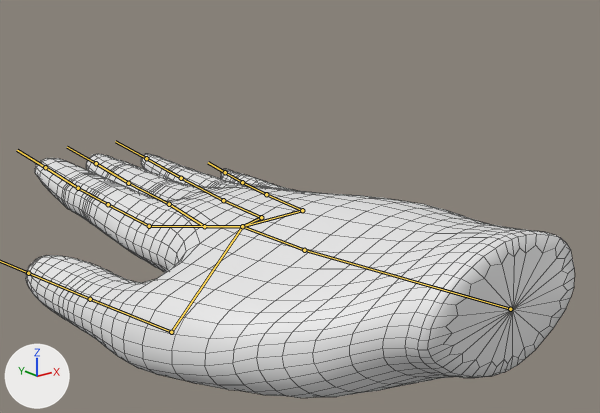
What one commit did to the FBX model Elle-Child-s-Play/Assets/Models/Spin N Spell/Hand/Hand.fbx.
One viewpoint serves both versions: a camera (50 mm lens) standing at (-2.41, -1.74, 1.3) and looking at (0.12, 1.42, 0.03). Arrows for +X, +Y and +Z are at lower left; the lights stay in place. The bones that bend it are drawn over the model as lines. Mesh edges are drawn as thin lines.

Objects in the first picture: 'Hand'.
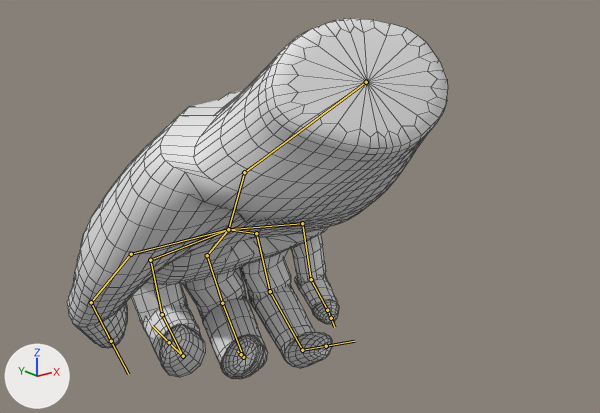
The newer file adds an action. The first version stands in its rest pose; the second is drawn at frame 1 of the action 'Armature|Hosing Hose Handle'.

Where the change shows, as pixel boxes (x1, y1, x2, y2) in the pictures (600 x 413 px):
```json
{"object": "Hand", "change": "posed", "before": [26, 154, 575, 398], "after": [67, 18, 448, 379], "on screen": "31% narrower, 48% taller"}
{"bone": "Wrist", "before": "(510, 309) to (304, 250)", "after": "(366, 82) to (244, 172)"}
{"bone": "Palm", "before": "(304, 250) to (242, 226)", "after": "(244, 172) to (228, 229)"}
{"bone": "Thumb.0", "before": "(242, 226) to (171, 332)", "after": "(228, 229) to (131, 254)"}
{"bone": "Thumb.2", "before": "(90, 299) to (28, 273)", "after": "(91, 302) to (111, 341)"}
{"bone": "Pinkie.0", "before": "(242, 226) to (302, 210)", "after": "(228, 229) to (302, 223)"}
{"bone": "Pinkie.1", "before": "(302, 210) to (266, 194)", "after": "(302, 223) to (311, 279)"}
{"bone": "Pinkie.2", "before": "(266, 194) to (242, 182)", "after": "(311, 279) to (327, 310)"}
{"bone": "Pinkie.3", "before": "(242, 182) to (225, 172)", "after": "(327, 310) to (331, 318)"}
{"bone": "Ring.1", "before": "(261, 217) to (223, 200)", "after": "(256, 233) to (270, 291)"}
{"bone": "Ring.2", "before": "(223, 200) to (181, 178)", "after": "(270, 291) to (302, 350)"}
{"bone": "Ring.3", "before": "(181, 178) to (146, 158)", "after": "(302, 350) to (326, 346)"}
{"bone": "Middle.0", "before": "(242, 226) to (204, 226)", "after": "(228, 229) to (207, 255)"}
{"bone": "Middle.1", "before": "(204, 226) to (169, 204)", "after": "(207, 255) to (222, 303)"}
{"bone": "Middle.2", "before": "(169, 204) to (128, 183)", "after": "(222, 303) to (243, 357)"}
{"bone": "Middle.3", "before": "(128, 183) to (96, 163)", "after": "(243, 357) to (241, 354)"}
{"bone": "Pointer.0", "before": "(242, 226) to (149, 226)", "after": "(228, 229) to (150, 260)"}
{"bone": "Pointer.1", "before": "(149, 226) to (108, 204)", "after": "(150, 260) to (162, 314)"}
{"bone": "Pointer.2", "before": "(108, 204) to (78, 188)", "after": "(162, 314) to (183, 356)"}
{"bone": "Pointer.3", "before": "(78, 188) to (45, 167)", "after": "(183, 356) to (169, 342)"}
```

Scene script edits in JSON lines:
```json
{"block": "bone_wrist", "where": "bone_wrist = bpy.data.objects['Armature'].pose.bones['Wrist']"}
{"op": "set", "path": "bone_wrist.location", "old": "(0.0, 0.0, 0.0)", "new": "(0.0, 0.702, 0.804)"}
{"op": "set", "path": "bone_wrist.rotation_quaternion", "old": "(1.0, 0.0, 0.0, 0.0)", "new": "(0.964, -0.251, 0.043, -0.073)", "note": "degrees (0, 0, 0) -> degrees (-29, 3, -9)"}
{"block": "bone_palm", "where": "bone_palm = bpy.data.objects['Armature'].pose.bones['Palm']  # child of 'Wrist'"}
{"op": "set", "path": "bone_palm.rotation_quaternion", "old": "(1.0, 0.0, 0.0, 0.0)", "new": "(0.989, -0.125, -0.076, -0.008)", "note": "degrees (0, 0, 0) -> degrees (-14, -9, 0)"}
{"block": "bone_thumb_0", "where": "bone_thumb_0 = bpy.data.objects['Armature'].pose.bones['Thumb.0']  # child of 'Palm'"}
{"op": "set", "path": "bone_thumb_0.rotation_quaternion", "old": "(1.0, 0.0, 0.0, 0.0)", "new": "(1.0, 0.003, 0.006, -0.012)", "note": "degrees (0, 0, 0) -> degrees (0, 1, -1)"}
{"block": "bone_thumb_2", "where": "bone_thumb_2 = bpy.data.objects['Armature'].pose.bones['Thumb.2']  # child of 'Thumb.1'"}
{"op": "set", "path": "bone_thumb_2.rotation_quaternion", "old": "(1.0, 0.0, 0.0, 0.0)", "new": "(0.935, -0.179, 0.069, -0.297)", "note": "degrees (0, 0, 0) -> degrees (-22, 1, -35)"}
{"block": "bone_pinkie_0", "where": "bone_pinkie_0 = bpy.data.objects['Armature'].pose.bones['Pinkie.0']  # child of 'Palm'"}
{"op": "set", "path": "bone_pinkie_0.rotation_quaternion", "old": "(1.0, 0.0, 0.0, 0.0)", "new": "(1.0, -0.002, -0.004, -0.013)", "note": "degrees (0, 0, 0) -> degrees (0, 0, -1)"}
{"block": "bone_pinkie_1", "where": "bone_pinkie_1 = bpy.data.objects['Armature'].pose.bones['Pinkie.1']  # child of 'Pinkie.0'"}
{"op": "set", "path": "bone_pinkie_1.rotation_quaternion", "old": "(1.0, 0.0, 0.0, 0.0)", "new": "(0.935, -0.355, 0.005, 0.001)", "note": "degrees (0, 0, 0) -> degrees (-42, 1, 0)"}
{"block": "bone_pinkie_2", "where": "bone_pinkie_2 = bpy.data.objects['Armature'].pose.bones['Pinkie.2']  # child of 'Pinkie.1'"}
{"op": "set", "path": "bone_pinkie_2.rotation_quaternion", "old": "(1.0, 0.0, 0.0, 0.0)", "new": "(0.78, -0.618, 0.077, 0.06)", "note": "degrees (0, 0, 0) -> degrees (-77, 11, 0)"}
{"block": "bone_pinkie_3", "where": "bone_pinkie_3 = bpy.data.objects['Armature'].pose.bones['Pinkie.3']  # child of 'Pinkie.2'"}
{"op": "set", "path": "bone_pinkie_3.rotation_quaternion", "old": "(1.0, 0.0, 0.0, 0.0)", "new": "(0.929, -0.342, 0.134, 0.043)", "note": "degrees (0, 0, 0) -> degrees (-41, 16, -1)"}
{"block": "bone_ring_1", "where": "bone_ring_1 = bpy.data.objects['Armature'].pose.bones['Ring.1']  # child of 'Ring.0'"}
{"op": "set", "path": "bone_ring_1.rotation_quaternion", "old": "(1.0, 0.0, 0.0, 0.0)", "new": "(0.946, -0.321, -0.022, -0.035)", "note": "degrees (0, 0, 0) -> degrees (-37, -4, -3)"}
{"block": "bone_ring_2", "where": "bone_ring_2 = bpy.data.objects['Armature'].pose.bones['Ring.2']  # child of 'Ring.1'"}
{"op": "set", "path": "bone_ring_2.rotation_quaternion", "old": "(1.0, 0.0, 0.0, 0.0)", "new": "(0.749, -0.656, 0.068, 0.065)", "note": "degrees (0, 0, 0) -> degrees (-82, 11, 0)"}
{"block": "bone_ring_3", "where": "bone_ring_3 = bpy.data.objects['Armature'].pose.bones['Ring.3']  # child of 'Ring.2'"}
{"op": "set", "path": "bone_ring_3.rotation_quaternion", "old": "(1.0, 0.0, 0.0, 0.0)", "new": "(0.883, -0.421, 0.168, -0.12)", "note": "degrees (0, 0, 0) -> degrees (-53, 11, -21)"}
{"block": "bone_middle_0", "where": "bone_middle_0 = bpy.data.objects['Armature'].pose.bones['Middle.0']  # child of 'Palm'"}
{"op": "set", "path": "bone_middle_0.rotation_quaternion", "old": "(1.0, 0.0, 0.0, 0.0)", "new": "(1.0, -0.005, 0.004, -0.012)", "note": "degrees (0, 0, 0) -> degrees (-1, 1, -1)"}
{"block": "bone_middle_1", "where": "bone_middle_1 = bpy.data.objects['Armature'].pose.bones['Middle.1']  # child of 'Middle.0'"}
{"op": "set", "path": "bone_middle_1.rotation_quaternion", "old": "(1.0, 0.0, 0.0, 0.0)", "new": "(0.937, -0.334, -0.039, -0.09)", "note": "degrees (0, 0, 0) -> degrees (-39, -8, -8)"}
{"block": "bone_middle_2", "where": "bone_middle_2 = bpy.data.objects['Armature'].pose.bones['Middle.2']  # child of 'Middle.1'"}
{"op": "set", "path": "bone_middle_2.rotation_quaternion", "old": "(1.0, 0.0, 0.0, 0.0)", "new": "(0.713, -0.682, 0.158, 0.047)", "note": "degrees (0, 0, 0) -> degrees (-89, 17, -9)"}
{"block": "bone_middle_3", "where": "bone_middle_3 = bpy.data.objects['Armature'].pose.bones['Middle.3']  # child of 'Middle.2'"}
{"op": "set", "path": "bone_middle_3.rotation_quaternion", "old": "(1.0, 0.0, 0.0, 0.0)", "new": "(0.89, -0.393, 0.197, -0.121)", "note": "degrees (0, 0, 0) -> degrees (-51, 15, -23)"}
{"block": "bone_pointer_0", "where": "bone_pointer_0 = bpy.data.objects['Armature'].pose.bones['Pointer.0']  # child of 'Palm'"}
{"op": "set", "path": "bone_pointer_0.rotation_quaternion", "old": "(1.0, 0.0, 0.0, 0.0)", "new": "(0.998, 0.034, -0.047, -0.033)", "note": "degrees (0, 0, 0) -> degrees (4, -5, -4)"}
{"block": "bone_pointer_1", "where": "bone_pointer_1 = bpy.data.objects['Armature'].pose.bones['Pointer.1']  # child of 'Pointer.0'"}
{"op": "set", "path": "bone_pointer_1.rotation_quaternion", "old": "(1.0, 0.0, 0.0, 0.0)", "new": "(0.859, -0.47, 0.157, -0.132)", "note": "degrees (0, 0, 0) -> degrees (-59, 8, -22)"}
{"block": "bone_pointer_2", "where": "bone_pointer_2 = bpy.data.objects['Armature'].pose.bones['Pointer.2']  # child of 'Pointer.1'"}
{"op": "set", "path": "bone_pointer_2.rotation_quaternion", "old": "(1.0, 0.0, 0.0, 0.0)", "new": "(0.826, -0.539, 0.091, -0.14)", "note": "degrees (0, 0, 0) -> degrees (-66, 0, -19)"}
{"block": "bone_pointer_3", "where": "bone_pointer_3 = bpy.data.objects['Armature'].pose.bones['Pointer.3']  # child of 'Pointer.2'"}
{"op": "set", "path": "bone_pointer_3.rotation_quaternion", "old": "(1.0, 0.0, 0.0, 0.0)", "new": "(0.84, -0.484, 0.165, -0.182)", "note": "degrees (0, 0, 0) -> degrees (-61, 6, -28)"}
```
